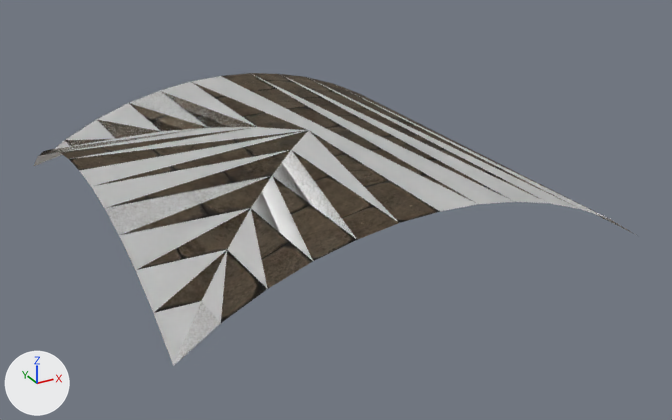
Before and after pictures for a commit that changed the glTF model resources/models/ceiling-3crossing.gltf.
Camera for both pictures: a 50 mm lens placed at (-1.75, -3.44, 2.63), pointed at (0.06, -0.14, 0.99). Arrows for +X, +Y and +Z are at lower left; the lights stay in place. The older version comes first.

Names of what the first picture shows: 'ceiling-3crossing', 'shadower'.
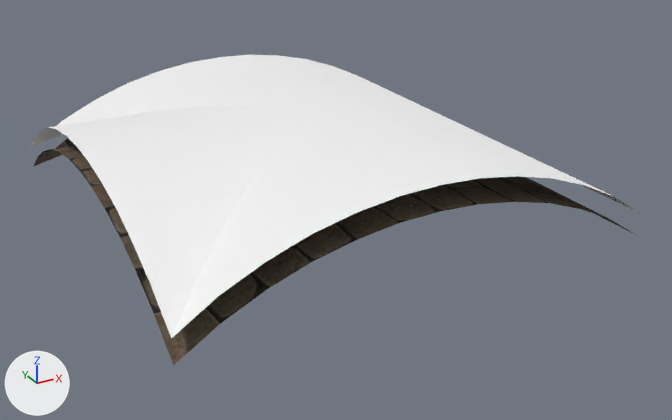
Pixel boxes (x1, y1, x2, y2) of what changed, in the pictures (672 x 420 px):
'shadower', moved: before (33, 74, 636, 366); after (31, 55, 640, 338)

What the commit changed:
Object 'shadower' (ob_shadower) moves from (0.0, 0.0, 0.0) to (0.0, 0.0, 0.1).
